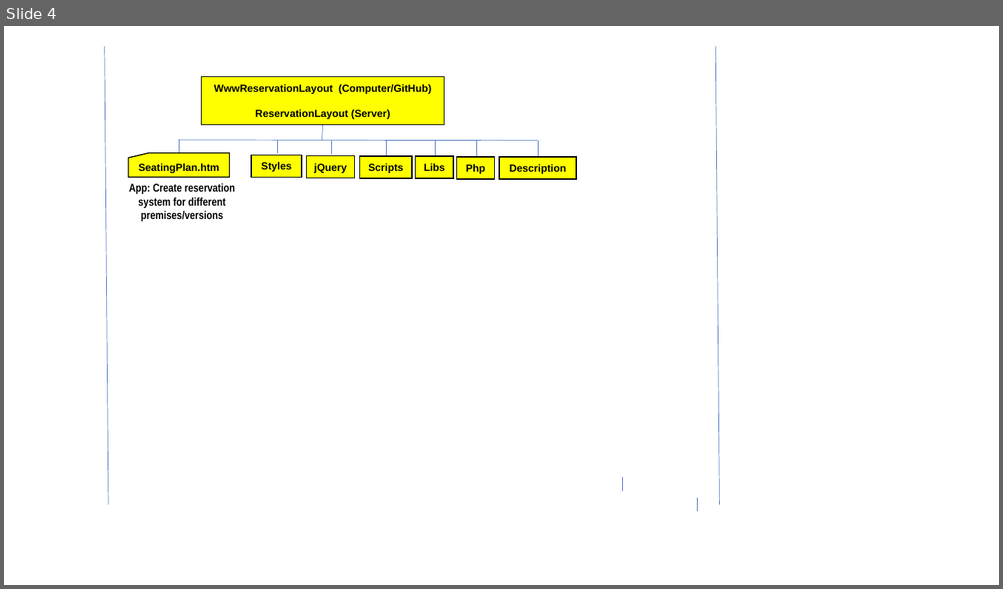
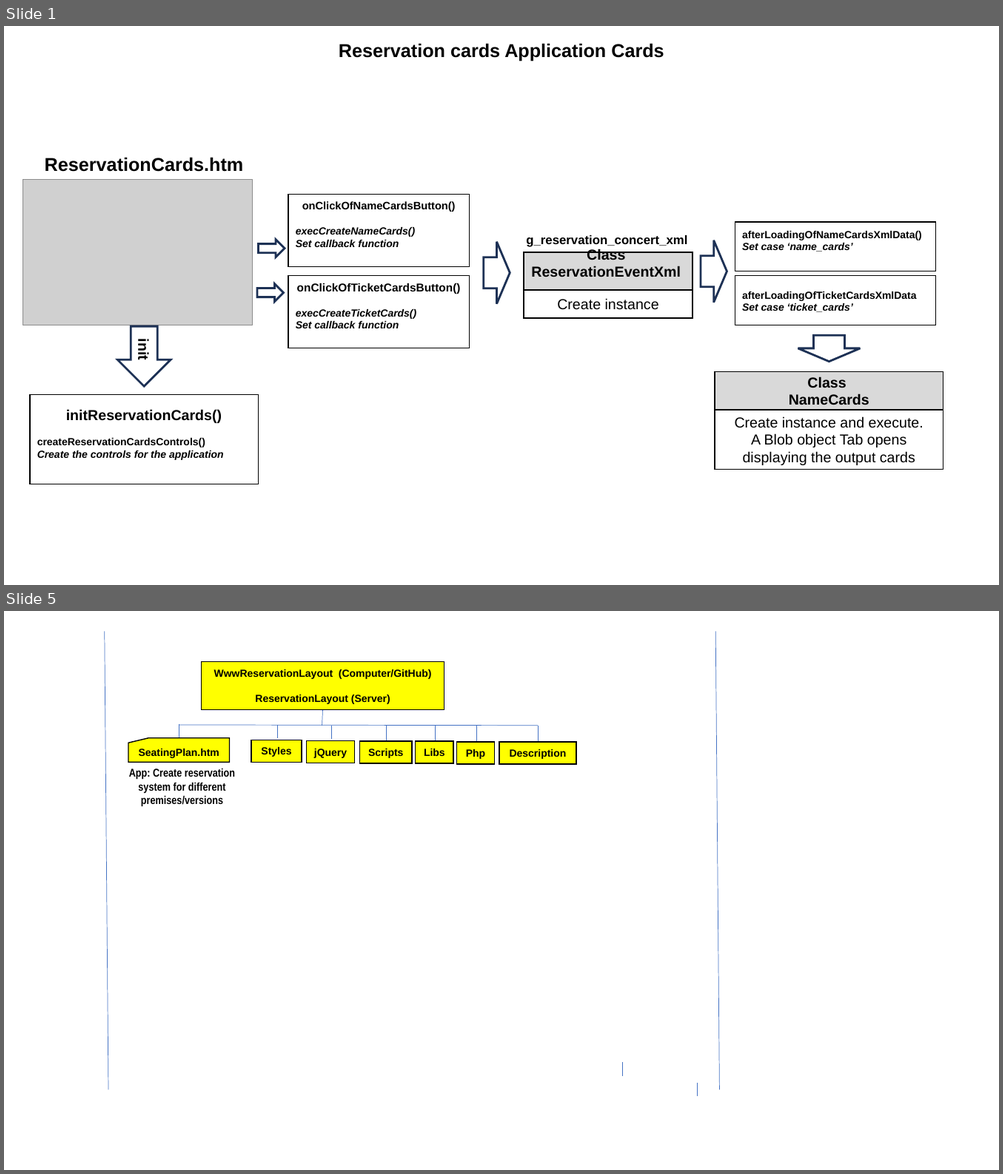
Before and after one commit to JazzLiveAarau/WwwReservationLayout, a slide deck: Description/ReservationCards.pptx. Shown one above the other, each under a label of ours: slide 4 before the commit, slides 1 and 5 after it; the slides between them are not shown. The pictures are 1003x589 and 1003x1174 pixels, drawn with LibreOffice and Linux fonts; fonts in the diff are those of the drawing; grey boxes stand for pictures. Boxes give left, top, right and bottom in pixels: in the first picture for what was removed or moved away, otherwise in the second. Text is boxed around its words. In the diff, an @@ line names an element or a change of style, - is before the commit and + after.

```diff
--- a/Description/ReservationCards.pptx
+++ b/Description/ReservationCards.pptx
@@ slide 1 added at [4,26,999,585], background #FFFFFF @@
@@ text added at [338,43,663,61], 18 pt, text #000000, bold @@
+Reservation cards Application Cards
@@ text added at [45,157,244,172], 18 pt, text #000000, bold @@
+ReservationCards.htm
@@ picture added at [23,180,253,326] @@
@@ rectangle added at [288,194,469,266], outline #000000 1 pt, 10 pt, text #000000, bold, italic @@
+onClickOfNameCardsButton()
+execCreateNameCards()
+Set callback function
@@ rectangle added at [734,222,935,272], outline #000000 1 pt, 10 pt, text #000000, bold @@
+afterLoadingOfNameCardsXmlData()
+Set case ‘name_cards’
@@ right arrow added at [259,239,284,258], outline #1E3256 2 pt @@
@@ right arrow added at [484,241,510,304], outline #1E3256 2 pt @@
@@ text added at [526,235,687,247], 12 pt, text #000000, bold @@
+g_reservation_concert_xml
@@ right arrow added at [700,240,726,302], outline #1E3256 2 pt @@
@@ rectangle added at [524,252,693,290], fill #D9D9D9, outline #000000 1 pt, 14 pt, text #000000, bold @@
+Class
+ReservationEventXml
@@ right arrow added at [257,284,283,302], outline #1E3256 2 pt @@
@@ rectangle added at [288,276,469,349], outline #000000 1 pt, 10 pt, text #000000, bold, italic @@
+onClickOfTicketCardsButton()
+execCreateTicketCards()
+Set callback function
@@ rectangle added at [524,290,693,318], outline #000000 1 pt, 14 pt, text #000000 @@
+Create instance
@@ rectangle added at [734,276,935,325], outline #000000 1 pt, 10 pt, text #000000, bold @@
+afterLoadingOfTicketCardsXmlData
+Set case ‘ticket_cards’
@@ right arrow added at [117,326,170,386], outline #1E3256 2 pt, 14 pt, text #000000, bold @@
+init
@@ right arrow added at [798,335,859,362], outline #1E3256 2 pt @@
@@ rectangle added at [714,372,942,410], fill #D9D9D9, outline #000000 1 pt, 14 pt, text #000000, bold @@
+Class
+NameCards
@@ rectangle added at [30,395,259,485], outline #000000 1 pt, 10 pt, text #000000, bold @@
+initReservationCards()
+createReservationCardsControls()
+Create the controls for the application
@@ rectangle added at [714,410,942,470], outline #000000 1 pt, 14 pt, text #000000 @@
+Create instance and execute.
+A Blob object Tab opens displaying the output cards
@@ what was slide 4 is now slide 5 @@
```
Also in this commit, not shown: 1 slide changed, 1 other slide added, 1 slide removed, 1 other file.
